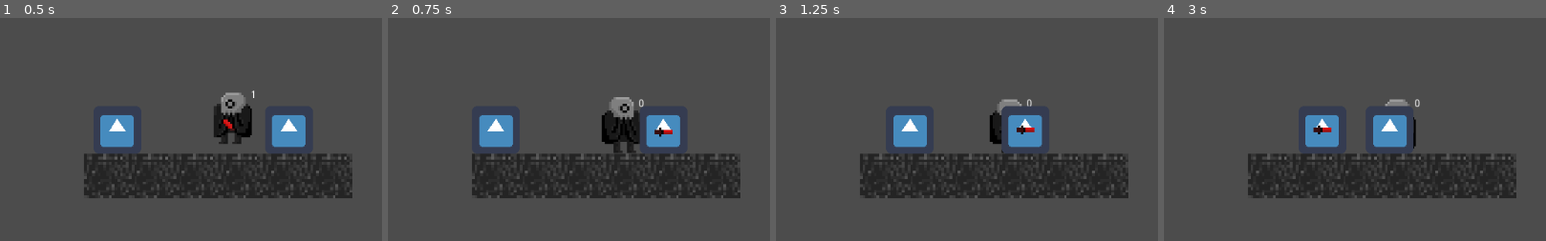
Above: before the commit, frames 1-4 (left to right).
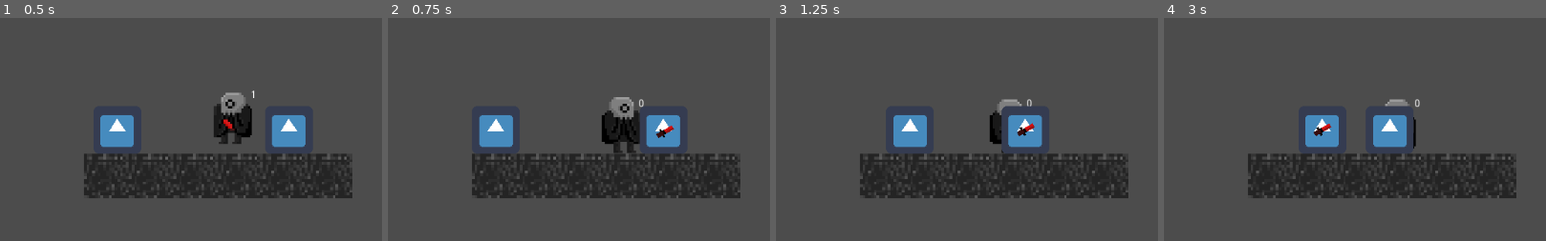
Above: after the commit, the same moments.

Repository: ben-caldwell/dagger-game
Game: Godot game, scene res://scenes/TestLevel.tscn
The game is run twice, just before and just after one commit, with the same random seed, the same clock (stepped at 60 frames per second) and the same inputs. The engine's default icon, where the game draws it, is replaced by a stand-in: a white triangle on a blue panel in a dark square.
Inputs (mouse positions are % of the whole screen's width and height, from its top left):
- Up to frame 1 (0.5 s): no input
- Up to frame 2 (0.75 s): move the mouse to (72, 45) at 0.52 s; click (72, 45) at 0.67 s
- Up to frame 3 (1.25 s): no input
- Up to frame 4 (3 s): move the mouse to (30, 55) at 1.27 s; click (30, 55) at 1.42 s; move the mouse to (60, 28) at 2.02 s; click (60, 28) at 2.17 s; move the mouse to (45, 70) at 2.77 s; click (45, 70) at 2.92 s
The pictures show only the part of the screen within x 21-71%, y 41-91%; the shares and areas given below are measured in that part.

Frame 1 is identical in both runs. In frame 2, 0.2% of the frame differs, in the area x 69-75%, y 48-54%; in frame 3, 0.1%; in frame 4, 0.2%.

Commit message:
Fixed knife direction when hitting an enemy.

Diff:
--- a/game_test/scripts/Knife.gd
+++ b/game_test/scripts/Knife.gd
@@ -69,15 +69,15 @@
 func stick_in_enemy(enemy):
 	state = STABBED_IN_ENEMY
 
-	# store stabbed enemy
-	stabbed_enemy = enemy
-	velocity = Vector2()
-
 	# change sprite
 	$AnimatedSprite.play("stuck_in_wall")
 	$AnimatedSprite.set_flip_h(false)
 	$AnimatedSprite.set_rotation(PI)
 	$AnimatedSprite.rotate(velocity.angle())
+
+	# store stabbed enemy
+	stabbed_enemy = enemy
+	velocity = Vector2() # must be after sprite changes
 
 func _on_Area2D_area_entered(area):
 	if state == FLYING:
